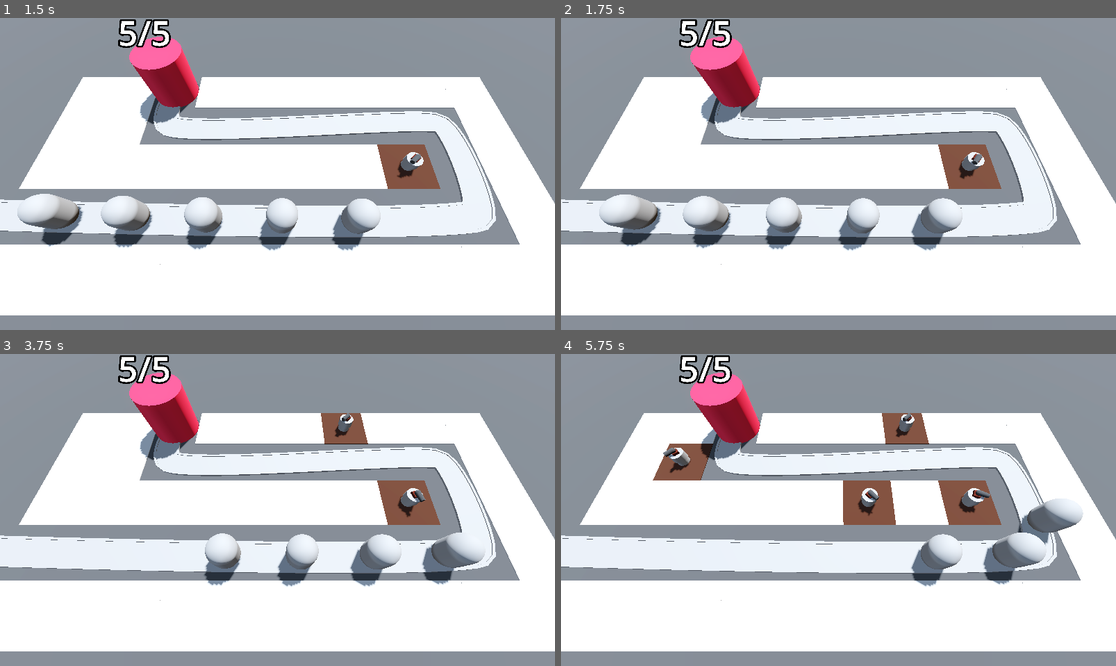
Above: before the commit, frames 1-4 (two rows, left to right).
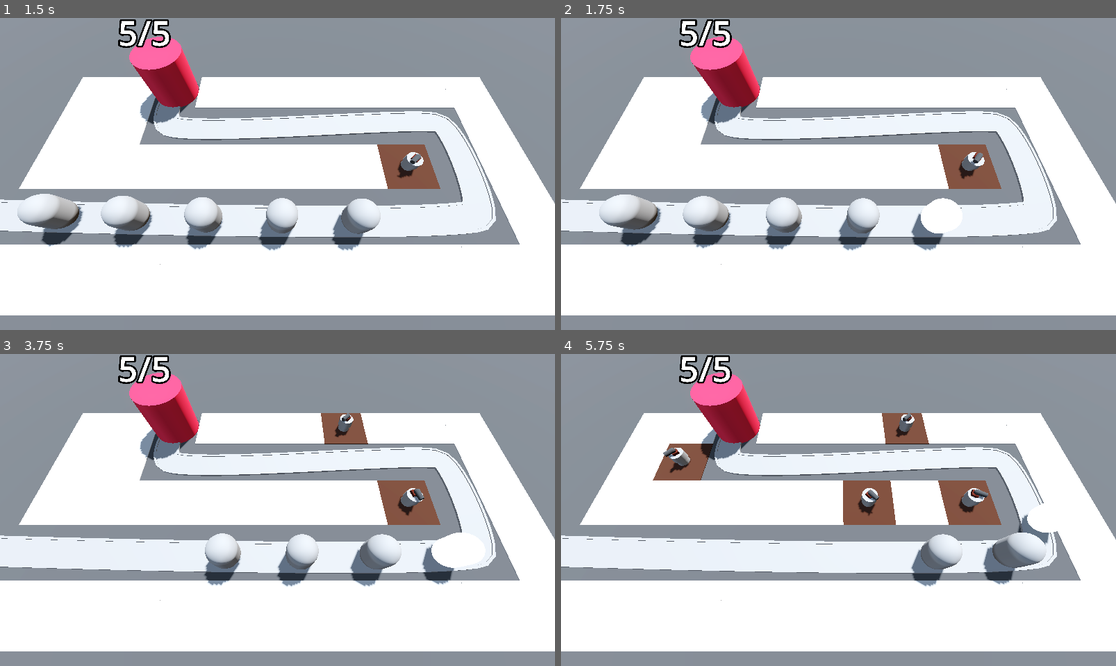
Above: after the commit, the same moments.

Repository: e-cornwell/Barbarian-Blaster
Game: Godot game, scene res://BaseLevel.tscn
Two runs of this game, one before a commit and one after it. Both use one fixed random seed, a clock stepped at 60 frames per second and the inputs below.
Inputs (mouse positions are in pixels of both pictures, inside the frame that each line leads up to):
- Up to frame 1 (1.5 s): move the mouse to (399, 158) at 0.52 s; press the mouse at (399, 158) at 0.53 s; move the mouse to (166, 189) at 1.27 s; release the mouse at (166, 189) at 1.28 s; click (166, 189) at 1.35 s
- Up to frame 2 (1.75 s): no input
- Up to frame 3 (3.75 s): move the mouse to (333, 441) at 2.02 s; press the mouse at (333, 441) at 2.03 s; move the mouse to (249, 572) at 2.77 s; release the mouse at (249, 572) at 2.78 s; click (249, 572) at 2.85 s; move the mouse to (444, 556) at 3.52 s; press the mouse at (444, 556) at 3.53 s
- Up to frame 4 (5.75 s): move the mouse to (672, 463) at 4.27 s; release the mouse at (672, 463) at 4.28 s; click (672, 463) at 4.35 s; move the mouse to (866, 510) at 5.02 s; press the mouse at (866, 510) at 5.03 s

Frame 1 is identical in both runs. In frame 2, 0.6% of the frame differs, in the area x 64-77%, y 43-70%; in frame 3, 0.8%; in frame 4, 0.8%, in the area x 73-95%, y 43-58%.

Commit message:
added two new animations

Diff:
--- a/Enemy/enemy.gd
+++ b/Enemy/enemy.gd
@@ -4,9 +4,12 @@
 @export var max_health := 50
 
 @onready var base = get_tree().get_first_node_in_group("base")
+@onready var animation_player: AnimationPlayer = $AnimationPlayer
 
 var current_health: int:
 	set(health_in):
+		if health_in < current_health:
+			animation_player.play("TakeDamage")
 		current_health = health_in
 		if current_health < 1:
 			queue_free()
--- a/Enemy/enemy.tscn
+++ b/Enemy/enemy.tscn
@@ -6,9 +6,50 @@
 radius = 1.0
 height = 3.0
 
+[sub_resource type="StandardMaterial3D" id="StandardMaterial3D_2pb1h"]
+no_depth_test = true
+shading_mode = 0
+
 [sub_resource type="CapsuleShape3D" id="CapsuleShape3D_2pb1h"]
 radius = 1.0
 height = 3.0
+
+[sub_resource type="Animation" id="Animation_2pb1h"]
+resource_name = "TakeDamage"
+length = 0.1
+tracks/0/type = "value"
+tracks/0/imported = false
+tracks/0/enabled = true
+tracks/0/path = NodePath("DamageHighlight:visible")
+tracks/0/interp = 1
+tracks/0/loop_wrap = true
+tracks/0/keys = {
+"times": PackedFloat32Array(0, 0.1),
+"transitions": PackedFloat32Array(1, 1),
+"update": 1,
+"values": [true, false]
+}
+
+[sub_resource type="Animation" id="Animation_px1sc"]
+length = 0.001
+tracks/0/type = "value"
+tracks/0/imported = false
+tracks/0/enabled = true
+tracks/0/path = NodePath("DamageHighlight:visible")
+tracks/0/interp = 1
+tracks/0/loop_wrap = true
+tracks/0/keys = {
+"times": PackedFloat32Array(0),
+"transitions": PackedFloat32Array(1),
+"update": 1,
+"values": [false]
+}
+
+[sub_resource type="AnimationLibrary" id="AnimationLibrary_am0pq"]
+_data = {
+&"RESET": SubResource("Animation_px1sc"),
+&"TakeDamage": SubResource("Animation_2pb1h")
+}
 
 [node name="Enemy" type="PathFollow3D"]
 transform = Transform3D(0.000626509, 0, -0.999982, 0, 1, 0, 0.999982, 0, 0.000626509, 0, 0, 0)
@@ -20,8 +61,19 @@
 transform = Transform3D(1, 0, 0, 0, 1, 0, 0, 0, 1, 0, 1.5, 0)
 mesh = SubResource("CapsuleMesh_xjnqo")
 
+[node name="DamageHighlight" type="MeshInstance3D" parent="."]
+transform = Transform3D(1, 0, 0, 0, 1, 0, 0, 0, 1, 0, 1.5, 0)
+visible = false
+material_override = SubResource("StandardMaterial3D_2pb1h")
+mesh = SubResource("CapsuleMesh_xjnqo")
+
 [node name="EnemyArea3D" type="Area3D" parent="." groups=["enemy_area"]]
 
 [node name="CollisionShape3D" type="CollisionShape3D" parent="EnemyArea3D"]
 transform = Transform3D(1, 0, 0, 0, 1, 0, 0, 0, 1, 0, 1.5, 0)
 shape = SubResource("CapsuleShape3D_2pb1h")
+
+[node name="AnimationPlayer" type="AnimationPlayer" parent="."]
+libraries = {
+&"": SubResource("AnimationLibrary_am0pq")
+}
--- a/Turret/turret.gd
+++ b/Turret/turret.gd
@@ -1,12 +1,13 @@
 extends Node3D
 
 @export var projectile: PackedScene
-@export var turret_range: float = 10.0
+@export var turret_range := 10.0
 
 var enemy_path: Path3D
 var target: PathFollow3D
 
 @onready var cannon_front: MeshInstance3D = $TurretBase/TurretTop/CannonBase/CannonFront
+@onready var animation_player: AnimationPlayer = $AnimationPlayer
 
 func _physics_process(delta: float) -> void:
 	target = find_best_target()
@@ -19,13 +20,14 @@
 		add_child(shot)
 		shot.global_position = cannon_front.global_position
 		shot.direction = global_transform.basis.z
+		animation_player.play("fire")
 
 func find_best_target() -> PathFollow3D:
 	var best_target = null
 	var best_progress = 0
 	for enemy in enemy_path.get_children():
 		if enemy is PathFollow3D:
-			var distance: = global_position.distance_to(enemy.global_position)
+			var distance := global_position.distance_to(enemy.global_position)
 			if distance < turret_range:
 				if enemy.progress > best_progress:
 					best_target = enemy
--- a/Turret/turret.tscn
+++ b/Turret/turret.tscn
@@ -35,6 +35,43 @@
 radius = 0.2
 height = 0.4
 
+[sub_resource type="Animation" id="Animation_djkev"]
+resource_name = "fire"
+length = 0.3
+tracks/0/type = "value"
+tracks/0/imported = false
+tracks/0/enabled = true
+tracks/0/path = NodePath(".:position")
+tracks/0/interp = 1
+tracks/0/loop_wrap = true
+tracks/0/keys = {
+"times": PackedFloat32Array(0, 0.3),
+"transitions": PackedFloat32Array(1, 1),
+"update": 0,
+"values": [Vector3(0, 0.4, -0.3), Vector3(0, 0.4, 0)]
+}
+
+[sub_resource type="Animation" id="Animation_ttsi1"]
+length = 0.001
+tracks/0/type = "value"
+tracks/0/imported = false
+tracks/0/enabled = true
+tracks/0/path = NodePath(".:position")
+tracks/0/interp = 1
+tracks/0/loop_wrap = true
+tracks/0/keys = {
+"times": PackedFloat32Array(0),
+"transitions": PackedFloat32Array(1),
+"update": 0,
+"values": [Vector3(0, 0.4, 0)]
+}
+
+[sub_resource type="AnimationLibrary" id="AnimationLibrary_r754r"]
+_data = {
+&"RESET": SubResource("Animation_ttsi1"),
+&"fire": SubResource("Animation_djkev")
+}
+
 [node name="Turret" type="Node3D"]
 script = ExtResource("1_5kpma")
 projectile = ExtResource("2_djkev")
@@ -63,4 +100,10 @@
 [node name="Timer" type="Timer" parent="."]
 autostart = true
 
+[node name="AnimationPlayer" type="AnimationPlayer" parent="."]
+root_node = NodePath("../TurretBase/TurretTop/CannonBase")
+libraries = {
+&"": SubResource("AnimationLibrary_r754r")
+}
+
 [connection signal="timeout" from="Timer" to="." method="_on_timer_timeout"]
Not shown: 1 places in Enemy/enemy.tscn that only renumber resources
Not shown: 1 places in Turret/turret.tscn that only renumber resources
